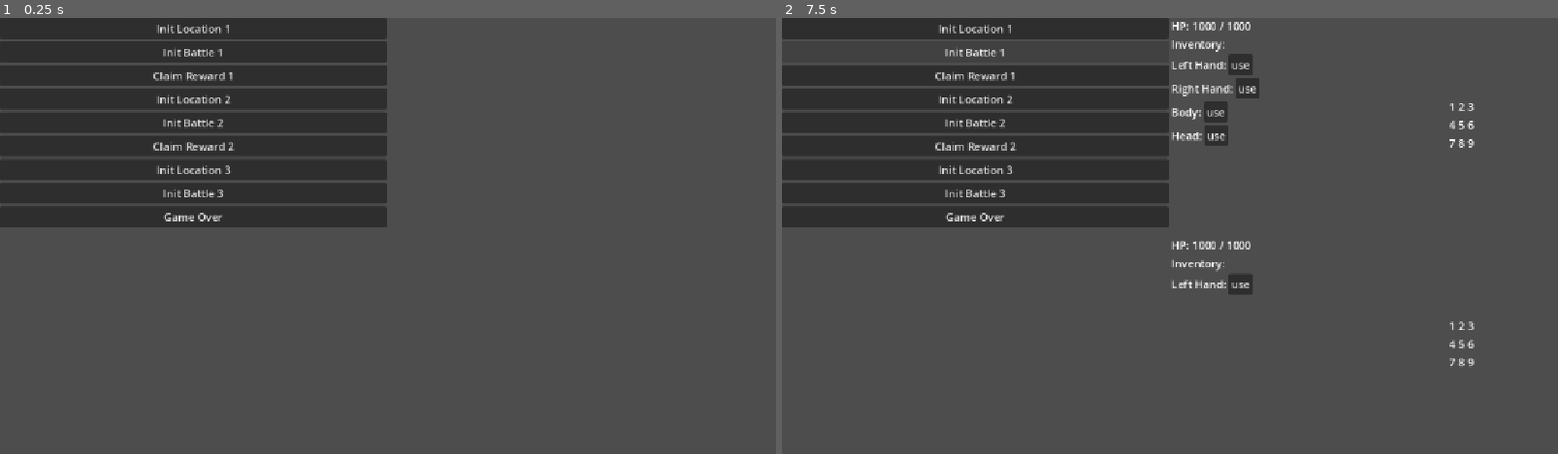
Above: before the commit, frames 1-2 (left to right).
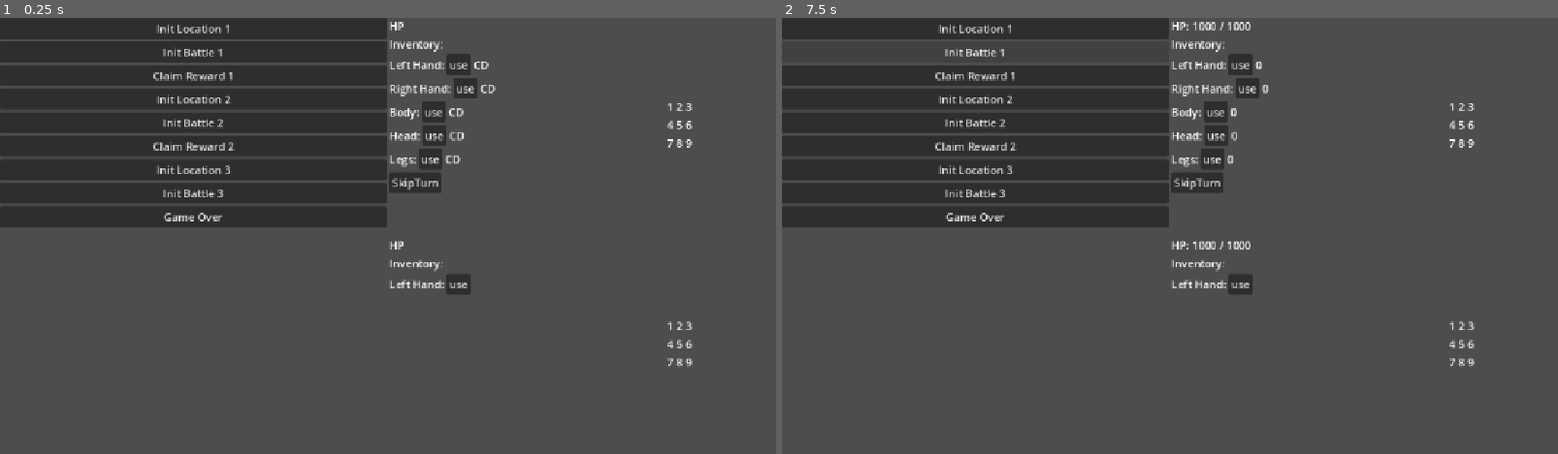
Above: after the commit, the same moments.

Repository: mikhail-shafigullin/2026-06-Very-Serious-Juniper-Dev-Game-Jam
Game: Godot game, scene res://levels/DebugPanel.tscn
Same seed, same stepped clock (60 frames per second), same inputs: the game is played once before the commit and once after it.
Inputs (mouse positions are in pixels of both pictures, inside the frame that each line leads up to):
- Up to frame 1 (0.25 s): no input
- Up to frame 2 (7.5 s): click (1239, 65) at 0.5 s, where only the run after the commit has a clickable "use"; click (1247, 87) at 1.25 s, where only the run after the commit has a clickable "use"; click (1216, 113) at 2 s, where only the run after the commit has a clickable "use"; click (1216, 135) at 2.75 s, where only the run after the commit has a clickable "use"; click (1208, 157) at 3.5 s, where only the run after the commit has a clickable "use"; click (1239, 283) at 4.25 s, where only the run after the commit has a clickable "use"; click (1201, 183) at 5 s, where only the run after the commit has a clickable "SkipTurn"; click (1201, 183) at 5.75 s, where only the run after the commit has a clickable "SkipTurn"; click "Init Location 1" at 6.5 s; click "Init Battle 1" at 7.25 s

The runs differ from the first frame. In frame 1, 1.9% of the frame differs, in the area x 50-90%, y 0-80%; in frame 2, 0.5%.
Error after the commit: Invalid call. Nonexistent function 'finishPlayerTurn' in base 'Nil'. (res://levels/DebugPanel.gd:143)

Commit message:
add cooldown and skip turn

Diff:
--- a/levels/DebugPanel.gd
+++ b/levels/DebugPanel.gd
@@ -19,6 +19,13 @@
 @onready var rightHandUseButton: Button = %RightHandUseButton
 @onready var bodyUseButton: Button = %BodyUseButton
 @onready var headUseButton: Button = %HeadUseButton
+@onready var legsUseButton: Button = %LegsUseButton
+@onready var skipTurnButton: Button = %SkipTurnButton
+@onready var leftHandCooldownLabel: Label = %LeftHandCooldown
+@onready var rightHandCooldownLabel: Label = %RightHandCooldown
+@onready var bodyCooldownLabel: Label = %BodyCooldown
+@onready var headCooldownLabel: Label = %HeadCooldown
+@onready var legsCooldownLabel: Label = %LegsCooldown
 @onready var playerTopSlot1: Label = %PlayerTopSlot1
 @onready var playerTopSlot2: Label = %PlayerTopSlot2
 @onready var playerTopSlot3: Label = %PlayerTopSlot3
@@ -73,6 +80,8 @@
 	rightHandUseButton.pressed.connect(_onUseRightHand)
 	bodyUseButton.pressed.connect(_onUseBody)
 	headUseButton.pressed.connect(_onUseHead)
+	legsUseButton.pressed.connect(_onUseLegs)
+	skipTurnButton.pressed.connect(_onSkipTurn)
 
 func _connectSignals() -> void:
 	EventBus.player_hp_changed.connect(_onPlayerHpChanged)
@@ -93,29 +102,45 @@
 	bodyUseButton.disabled = disabled
 	headUseButton.disabled = disabled
 
-func _useSlotItem(item: ItemObject) -> void:
-	Global.gameCycle.battle.usePlayerItem(item)
+func _updateCooldownLabels() -> void:
+	var inv := Global.gameCycle.player.inventory
+	leftHandCooldownLabel.text = str(inv.leftHand.currentCooldown)
+	rightHandCooldownLabel.text = str(inv.rightHand.currentCooldown)
+	bodyCooldownLabel.text = str(inv.body.currentCooldown)
+	headCooldownLabel.text = str(inv.head.currentCooldown)
+	legsCooldownLabel.text = str(inv.legs.currentCooldown)
+
+func _useSlotItem(slot: InventorySlot) -> void:
+	Global.gameCycle.battle.usePlayerItem(slot)
+	_updateCooldownLabels()
+
+func _onUseLeftHand() -> void:
+	var slot := Global.gameCycle.player.inventory.leftHand
+	if slot.item != null:
+		_useSlotItem(slot)
+
+func _onUseRightHand() -> void:
+	var slot := Global.gameCycle.player.inventory.rightHand
+	if slot.item != null:
+		_useSlotItem(slot)
+
+func _onUseBody() -> void:
+	var slot := Global.gameCycle.player.inventory.body
+	if slot.item != null:
+		_useSlotItem(slot)
+
+func _onUseHead() -> void:
+	var slot := Global.gameCycle.player.inventory.head
+	if slot.item != null:
+		_useSlotItem(slot)
+
+func _onUseLegs() -> void:
+	var slot := Global.gameCycle.player.inventory.legs
+	if slot.item != null:
+		_useSlotItem(slot)
+
+func _onSkipTurn() -> void:
 	Global.gameCycle.battle.finishPlayerTurn()
-
-func _onUseLeftHand() -> void:
-	var item := Global.gameCycle.player.inventory.leftHand.item
-	if item != null:
-		_useSlotItem(item)
-
-func _onUseRightHand() -> void:
-	var item := Global.gameCycle.player.inventory.rightHand.item
-	if item != null:
-		_useSlotItem(item)
-
-func _onUseBody() -> void:
-	var item := Global.gameCycle.player.inventory.body.item
-	if item != null:
-		_useSlotItem(item)
-
-func _onUseHead() -> void:
-	var item := Global.gameCycle.player.inventory.head.item
-	if item != null:
-		_useSlotItem(item)
 
 func _initLocation() -> void:
 	Global.gameCycle.initLocation()
@@ -173,6 +198,7 @@
 
 func _onPlayerTurnStarted() -> void:
 	_setUseButtonsDisabled(false)
+	_updateCooldownLabels()
 
 func _onEnemyTurnStarted() -> void:
 	_setUseButtonsDisabled(true)
--- a/levels/DebugPanel.tscn
+++ b/levels/DebugPanel.tscn
@@ -106,7 +106,6 @@
 
 [node name="BattleScreen" type="Control" parent="HBoxContainer/RightPanel" unique_id=158425159]
 unique_name_in_owner = true
-visible = false
 layout_mode = 1
 anchors_preset = 15
 anchor_right = 1.0
@@ -160,6 +159,11 @@
 layout_mode = 2
 text = "use"
 
+[node name="LeftHandCooldown" type="Label" parent="HBoxContainer/RightPanel/BattleScreen/VBoxContainer/PlayerPanel/HBoxContainer/VBoxContainer/LeftHand" unique_id=443299631]
+unique_name_in_owner = true
+layout_mode = 2
+text = "CD"
+
 [node name="RightHand" type="HBoxContainer" parent="HBoxContainer/RightPanel/BattleScreen/VBoxContainer/PlayerPanel/HBoxContainer/VBoxContainer" unique_id=1348261288]
 layout_mode = 2
 
@@ -172,6 +176,11 @@
 layout_mode = 2
 text = "use"
 
+[node name="RightHandCooldown" type="Label" parent="HBoxContainer/RightPanel/BattleScreen/VBoxContainer/PlayerPanel/HBoxContainer/VBoxContainer/RightHand" unique_id=1283967592]
+unique_name_in_owner = true
+layout_mode = 2
+text = "CD"
+
 [node name="Body" type="HBoxContainer" parent="HBoxContainer/RightPanel/BattleScreen/VBoxContainer/PlayerPanel/HBoxContainer/VBoxContainer" unique_id=1995155226]
 layout_mode = 2
 
@@ -184,6 +193,11 @@
 layout_mode = 2
 text = "use"
 
+[node name="BodyCooldown" type="Label" parent="HBoxContainer/RightPanel/BattleScreen/VBoxContainer/PlayerPanel/HBoxContainer/VBoxContainer/Body" unique_id=950592359]
+unique_name_in_owner = true
+layout_mode = 2
+text = "CD"
+
 [node name="Head" type="HBoxContainer" parent="HBoxContainer/RightPanel/BattleScreen/VBoxContainer/PlayerPanel/HBoxContainer/VBoxContainer" unique_id=1589211345]
 layout_mode = 2
 
@@ -195,6 +209,36 @@
 unique_name_in_owner = true
 layout_mode = 2
 text = "use"
+
+[node name="HeadCooldown" type="Label" parent="HBoxContainer/RightPanel/BattleScreen/VBoxContainer/PlayerPanel/HBoxContainer/VBoxContainer/Head" unique_id=1217272940]
+unique_name_in_owner = true
+layout_mode = 2
+text = "CD"
+
+[node name="Legs" type="HBoxContainer" parent="HBoxContainer/RightPanel/BattleScreen/VBoxContainer/PlayerPanel/HBoxContainer/VBoxContainer" unique_id=1580652200]
+layout_mode = 2
+
+[node name="LegsLabel" type="Label" parent="HBoxContainer/RightPanel/BattleScreen/VBoxContainer/PlayerPanel/HBoxContainer/VBoxContainer/Legs" unique_id=1283277310]
+layout_mode = 2
+text = "Legs:"
+
+[node name="LegsUseButton" type="Button" parent="HBoxContainer/RightPanel/BattleScreen/VBoxContainer/PlayerPanel/HBoxContainer/VBoxContainer/Legs" unique_id=941985196]
+unique_name_in_owner = true
+layout_mode = 2
+text = "use"
+
+[node name="LegsCooldown" type="Label" parent="HBoxContainer/RightPanel/BattleScreen/VBoxContainer/PlayerPanel/HBoxContainer/VBoxContainer/Legs" unique_id=1418341812]
+unique_name_in_owner = true
+layout_mode = 2
+text = "CD"
+
+[node name="SkipTurn" type="HBoxContainer" parent="HBoxContainer/RightPanel/BattleScreen/VBoxContainer/PlayerPanel/HBoxContainer/VBoxContainer" unique_id=1556197681]
+layout_mode = 2
+
+[node name="SkipTurnButton" type="Button" parent="HBoxContainer/RightPanel/BattleScreen/VBoxContainer/PlayerPanel/HBoxContainer/VBoxContainer/SkipTurn" unique_id=325426574]
+unique_name_in_owner = true
+layout_mode = 2
+text = "SkipTurn"
 
 [node name="VBoxContainer2" type="VBoxContainer" parent="HBoxContainer/RightPanel/BattleScreen/VBoxContainer/PlayerPanel/HBoxContainer" unique_id=1089663307]
 layout_mode = 2
--- a/src/battle/BattleCycle.gd
+++ b/src/battle/BattleCycle.gd
@@ -19,13 +19,16 @@
 	playerTurnDamage = 0
 	EventBus.player_turn_started.emit()
 
-func usePlayerItem(item: ItemObject) -> void:
+func usePlayerItem(slot: InventorySlot) -> void:
 	if turnState != TurnState.PLAYER_TURN:
 		return
-	var controller := SlotMachineController.fromItem(item)
+	if slot.isOnCooldown():
+		return
+	var controller := SlotMachineController.fromItem(slot.item)
 	var result := controller.spin()
 	var damage := controller.calculateEffect(result)
 	playerTurnDamage += damage
+	slot.applyCooldown()
 	EventBus.player_slot_spun.emit(result)
 	EventBus.player_turn_result.emit(playerTurnDamage)
 
@@ -54,6 +57,7 @@
 	if player.currentHp <= 0:
 		finishBattle()
 	else:
+		player.inventory.tickAllCooldowns()
 		playerTurn()
 
 func finishBattle() -> void:
--- a/src/items/ItemObject.gd
+++ b/src/items/ItemObject.gd
@@ -5,3 +5,4 @@
 var slotType: InventorySlot.InventorySlotType
 var columns: Array[SlotMachineColumn]
 var effects: Array[ItemEffect]
+var cooldown: int = 0
--- a/src/items/SimpleHandWeapon.gd
+++ b/src/items/SimpleHandWeapon.gd
@@ -4,6 +4,7 @@
 	var item := ItemObject.new()
 	item.itemName = "Simple Hand Weapon"
 	item.slotType = InventorySlot.InventorySlotType.HAND
+	item.cooldown = 2;
 
 	var allTypes: Array = SlotObject.SlotType.values()
 
--- a/src/player/InventorySlot.gd
+++ b/src/player/InventorySlot.gd
@@ -1,10 +1,22 @@
 class_name InventorySlot
 extends Node
 
-enum InventorySlotType {HEAD, BODY, HAND}
+enum InventorySlotType {HEAD, BODY, HAND, LEGS}
 
 var type: InventorySlotType
 var item: ItemObject = null
+var currentCooldown: int = 0
 
 func _init(_type: InventorySlotType) -> void:
-	type = _type;
+	type = _type
+
+func isOnCooldown() -> bool:
+	return currentCooldown > 0
+
+func applyCooldown() -> void:
+	if item != null:
+		currentCooldown = item.cooldown
+
+func tickCooldown() -> void:
+	if currentCooldown > 0:
+		currentCooldown -= 1
--- a/src/player/PlayerInventory.gd
+++ b/src/player/PlayerInventory.gd
@@ -5,9 +5,15 @@
 var body: InventorySlot;
 var leftHand: InventorySlot;
 var rightHand: InventorySlot;
+var legs: InventorySlot;
 
 func _init() -> void:
 	head = InventorySlot.new(InventorySlot.InventorySlotType.HEAD)
 	body = InventorySlot.new(InventorySlot.InventorySlotType.BODY)
 	leftHand = InventorySlot.new(InventorySlot.InventorySlotType.HAND)
 	rightHand = InventorySlot.new(InventorySlot.InventorySlotType.HAND)
+	legs = InventorySlot.new(InventorySlot.InventorySlotType.LEGS)
+
+func tickAllCooldowns() -> void:
+	for slot: InventorySlot in [head, body, leftHand, rightHand, legs]:
+		slot.tickCooldown()
